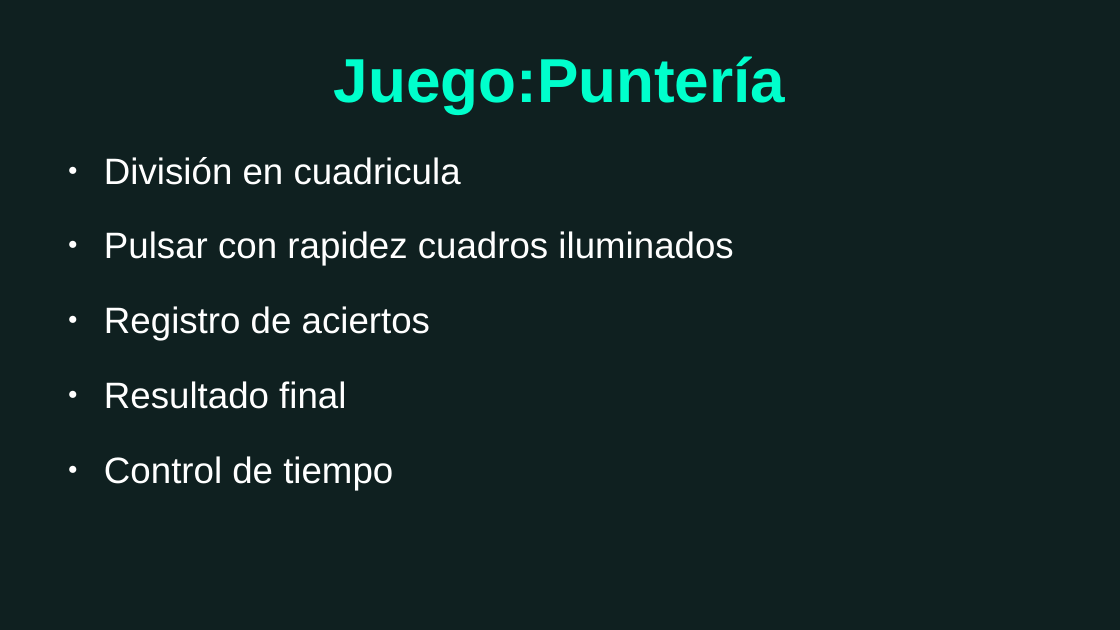
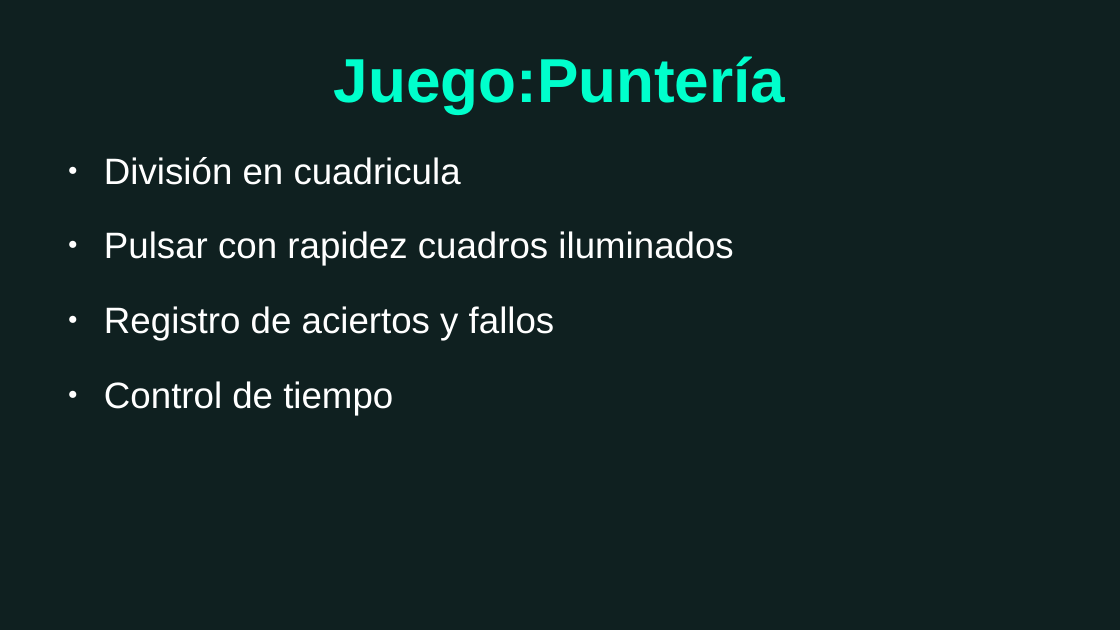
Before and after one commit to David-IFC/DAW, a slide deck: slide 13 of AplicacionFinalCursoPHP/ProyectoFinalDAW.odp. Drawn at 1120x630 pixels with LibreOffice and Linux fonts; fonts in the diff are those of the drawing; background and template pictures are left out. Boxes give left, top, right and bottom in pixels: in the first picture for what was removed or moved away, otherwise in the second. Text is boxed around its words. In the diff, an @@ line names an element or a change of style, - is before the commit and + after.

```diff
--- a/AplicacionFinalCursoPHP/ProyectoFinalDAW.odp
+++ b/AplicacionFinalCursoPHP/ProyectoFinalDAW.odp
@@ text at <box>104,306,555,340</box>: text changed @@
-● Registro de aciertos
-● Resultado final
+● Registro de aciertos y fallos
```
Also in this commit, not shown: 1 other slide changed, 2 other files.
